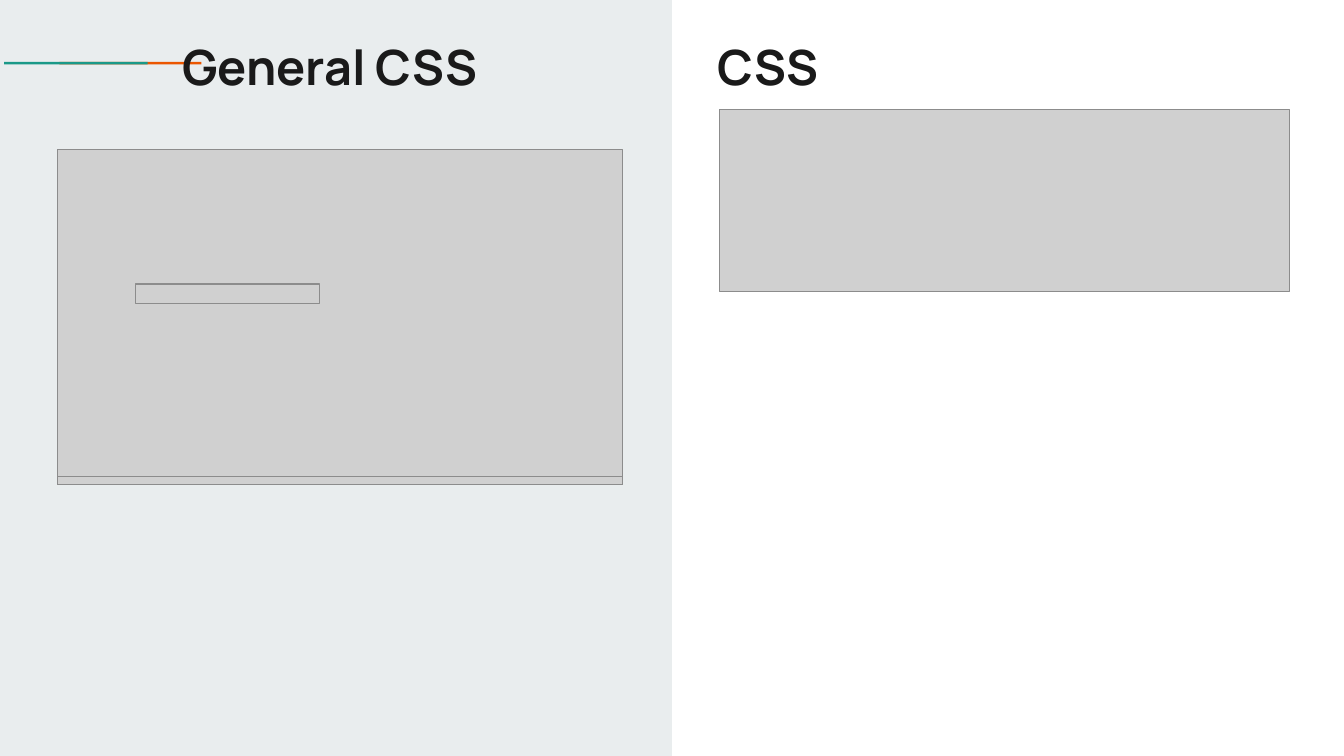
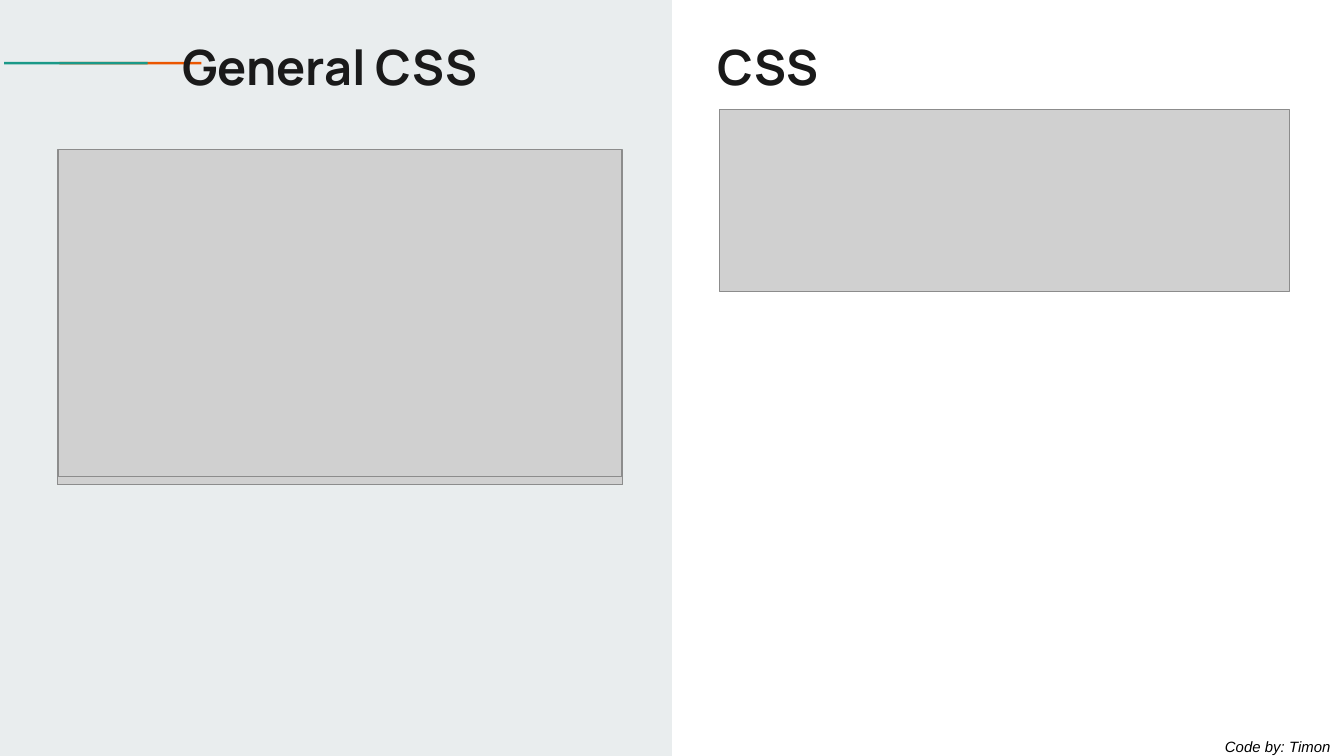
Before and after one commit to jantiegges/AWSys, a slide deck: slide 6 of HA 01/WhatsChat_1.pptx. Drawn at 1344x756 pixels with LibreOffice and Linux fonts; fonts in the diff are those of the drawing; grey boxes stand for pictures. Boxes give left, top, right and bottom in pixels: in the first picture for what was removed or moved away, otherwise in the second. Text is boxed around its words. In the diff, an @@ line names an element or a change of style, - is before the commit and + after.

```diff
--- a/HA 01/WhatsChat_1.pptx
+++ b/HA 01/WhatsChat_1.pptx
@@ picture removed at [136, 284, 320, 302] @@
@@ text added at [1225, 741, 1330, 755], 8 pt, text #000000, italic @@
+Code by: Timon
```
Also in this commit, not shown: 18 other slides changed, 1 other file.
